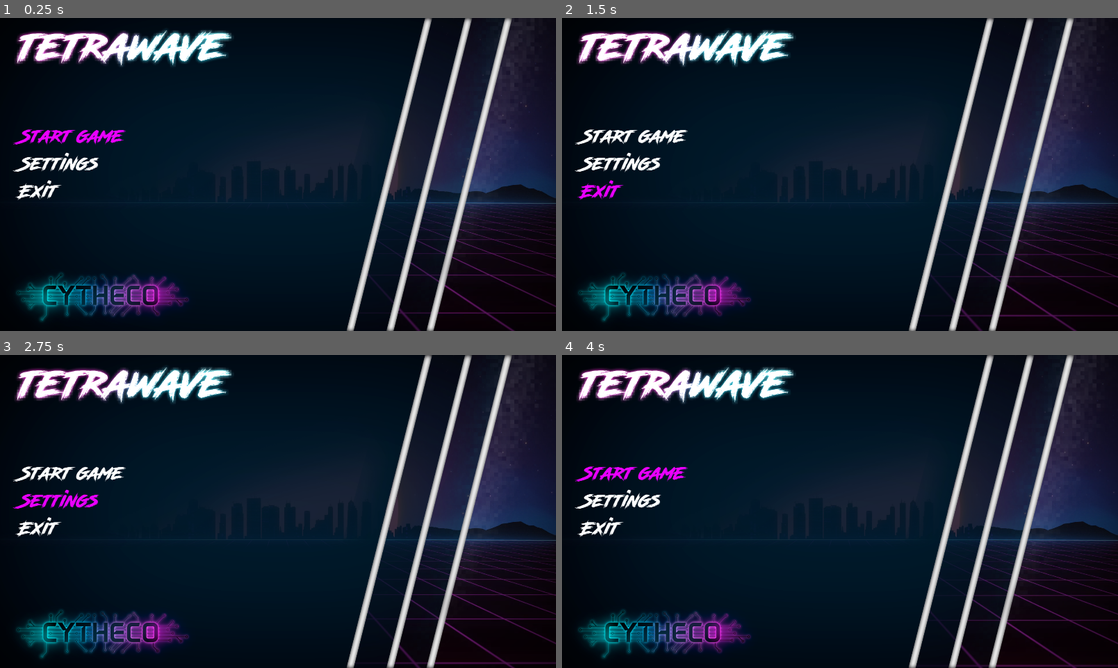
Above: before the commit, frames 1-4 (two rows, left to right).
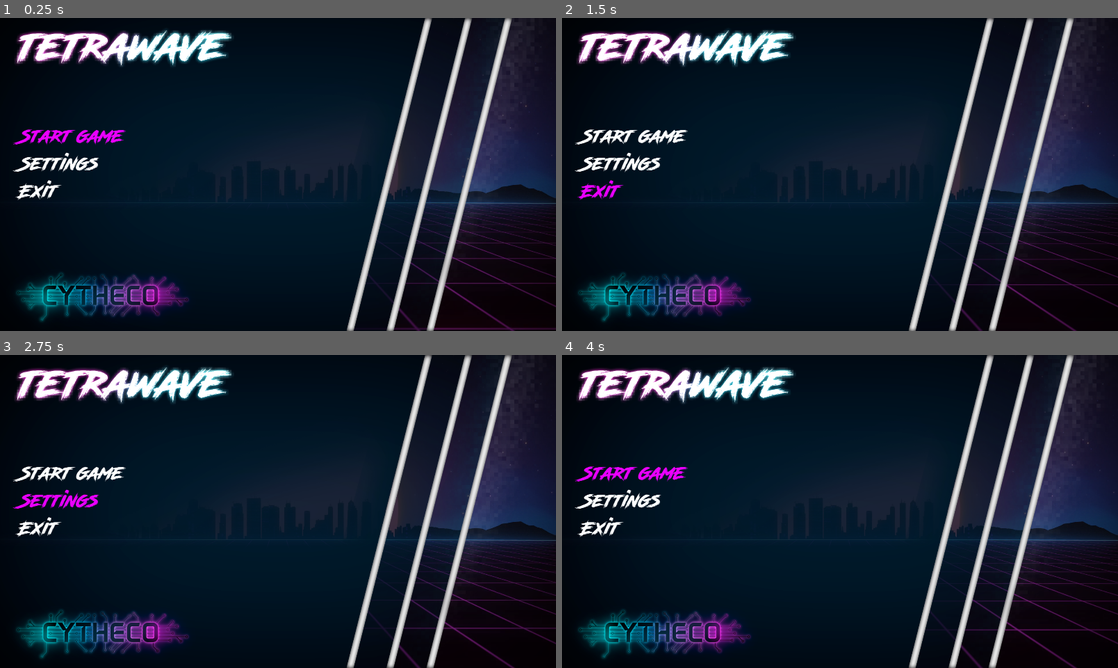
Above: after the commit, the same moments.

Repository: Cydeamon/BlockWave
Game: Godot game, scene res://Main.tscn
The game is run twice, just before and just after one commit, with the same random seed, the same clock (stepped at 60 frames per second) and the same inputs. Sound files missing from this copy of the repository are replaced by a short silence.
Inputs (mouse positions are in pixels of both pictures, inside the frame that each line leads up to):
- Up to frame 1 (0.25 s): no input
- Up to frame 2 (1.5 s): move the mouse to (962, 158) at 0.52 s; hold Right (move_right) 0.53-1.28 s; hold Up (drop) 0.53-1.28 s; click (962, 158) at 0.67 s; move the mouse to (728, 190) at 1.27 s; hold Down (move_down) from 1.28 s (still down); tap H (hold) at 1.35 s
- Up to frame 3 (2.75 s): move the mouse to (333, 442) at 2.02 s; release Down (move_down) at 2.03 s; hold Right (move_right) from 2.03 s (still down); hold Up (drop) from 2.03 s (still down)
- Up to frame 4 (4 s): move the mouse to (812, 574) at 2.77 s; release Up (drop) at 2.78 s; tap H (hold) at 2.85 s; click (812, 574) at 2.92 s; move the mouse to (1006, 558) at 3.52 s; release Right (move_right) at 3.53 s; hold Left (move_left) from 3.53 s (still down); hold Up (drop) from 3.53 s (still down)

The runs differ from the first frame. In frame 1, 0.6% of the frame differs, in the area x 70-100%, y 67-100%; in frame 2, 0.4%; in frame 3, 0.5%; in frame 4, 0.6%.

Commit message:
Gameover statistics

Diff:
--- a/Main.tscn
+++ b/Main.tscn
@@ -46,6 +46,10 @@
 size = 32
 font_data = ExtResource( 32 )
 
+[sub_resource type="DynamicFont" id=5]
+size = 64
+font_data = ExtResource( 32 )
+
 [sub_resource type="Animation" id=3]
 length = 0.001
 tracks/0/type = "value"
@@ -82,7 +86,6 @@
 
 [node name="bg_animation" type="AnimatedSprite" parent="."]
 frames = SubResource( 1 )
-frame = 20
 playing = true
 centered = false
 
@@ -150,24 +153,35 @@
 wait_time = 0.5
 
 [node name="Menu" type="Node2D" parent="."]
+
+[node name="bg_gameover" type="Sprite" parent="Menu"]
+texture = ExtResource( 2 )
+centered = false
+
+[node name="statistics" type="Label" parent="Menu/bg_gameover"]
+margin_left = 91.0
+margin_top = 699.0
+margin_right = 387.0
+margin_bottom = 1008.0
+custom_fonts/font = SubResource( 5 )
+text = "Score: 0
+Lines: 0
+Level: 1"
+
+[node name="bg_menu" type="Sprite" parent="Menu"]
 visible = false
-
-[node name="bg_gameover" type="Sprite" parent="Menu"]
+texture = ExtResource( 3 )
+centered = false
+
+[node name="logo" type="Sprite" parent="Menu"]
 visible = false
-texture = ExtResource( 2 )
-centered = false
-
-[node name="bg_menu" type="Sprite" parent="Menu"]
-texture = ExtResource( 3 )
-centered = false
-
-[node name="logo" type="Sprite" parent="Menu"]
 position = Vector2( 49, 33 )
 scale = Vector2( 0.480417, 0.480417 )
 texture = ExtResource( 4 )
 centered = false
 
 [node name="menu_options" type="ItemList" parent="Menu"]
+visible = false
 anchor_top = 0.5
 anchor_bottom = 0.5
 margin_left = 69.0
--- a/src/Main.gd
+++ b/src/Main.gd
@@ -113,6 +113,8 @@
 	$Menu/logo.visible = false
 	$Menu.visible = true
 	$Menu/bg_gameover.visible = true
+
+	$Menu/bg_gameover/statistics.text = $Game/UI/text_info.text
 
 func play_sound(sound):
 	$SoundsPlayer.stream = sound
Not shown: 1 places in Main.tscn that only renumber resources
